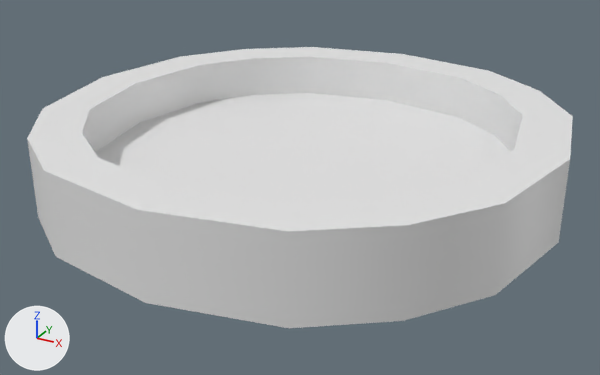
Renders of the FBX model Assets/Meshes/Functionality/mesh_KitchenOnionAttacher.fbx from each side of a commit.
Both versions are drawn from a 50 mm camera at (0.0587, -0.1081, 0.0494) aimed at (0.0006, -0.0024, -0.0035). The lights are fixed; the arrows at lower left show +X, +Y and +Z. Where no turn or scale is listed for an object, it has been applied to the vertices. Vertices at the same position are counted once.

Names of what the first picture shows: 'OnionTacher'.
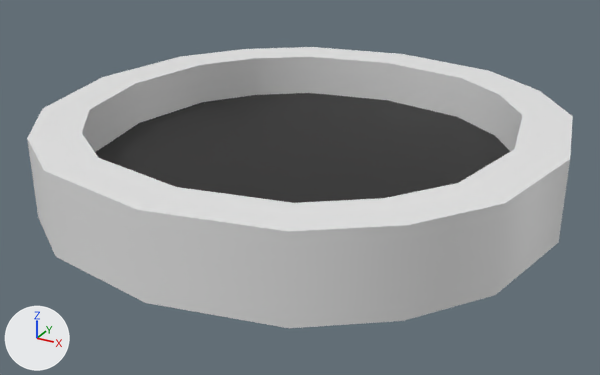
Pixel boxes [x1, y1, x2, y2] of what changed, in the pictures (600 x 375 px):
part 1 of me_plane_003, recoloured (white to black): [95, 93, 510, 203] in both

Patch to the scene script:
```diff
--- a/Assets/Meshes/Functionality/mesh_KitchenOnionAttacher.fbx.py
+++ b/Assets/Meshes/Functionality/mesh_KitchenOnionAttacher.fbx.py
@@ mat_mat_attacherinside @@
+mat_mat_attacherinside = principled_material('mat_AttacherInside')
+mat_mat_attacherinside.base_color = (0.0134, 0.0134, 0.0134)  # black #1f1f1f
@@ me_plane_003 @@
 me_plane_003.from_pydata(...)  # 64 vertices, 62 faces; spans x -0.0405..0.0405, y -0.0405..0.0405, z -0.0043..0.0082
 # used by ob_oniontacher; location = (0.0, 0.0, 0.0)
+# me_plane_003 part 1: all 14 faces centred in x -0.0289..0.0289, y -0.0289..0.0289, z 0.001 switch from mat_mat_attacher (white #e7e7e7) to mat_mat_attacherinside (black #1f1f1f)
```
